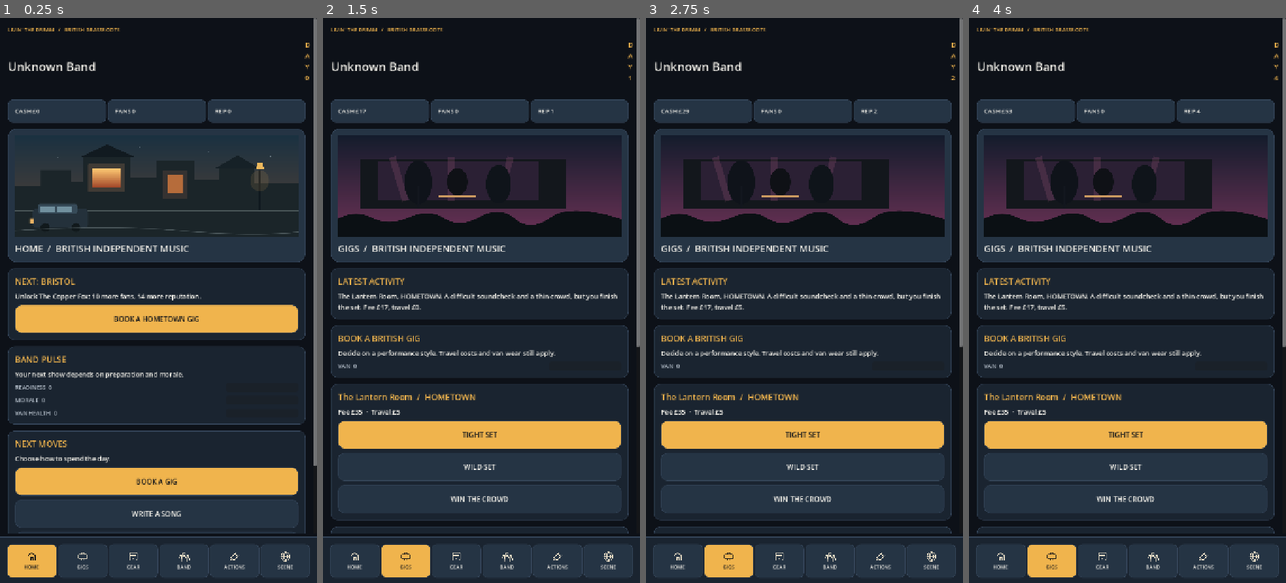
Above: before the commit, frames 1-4 (left to right).
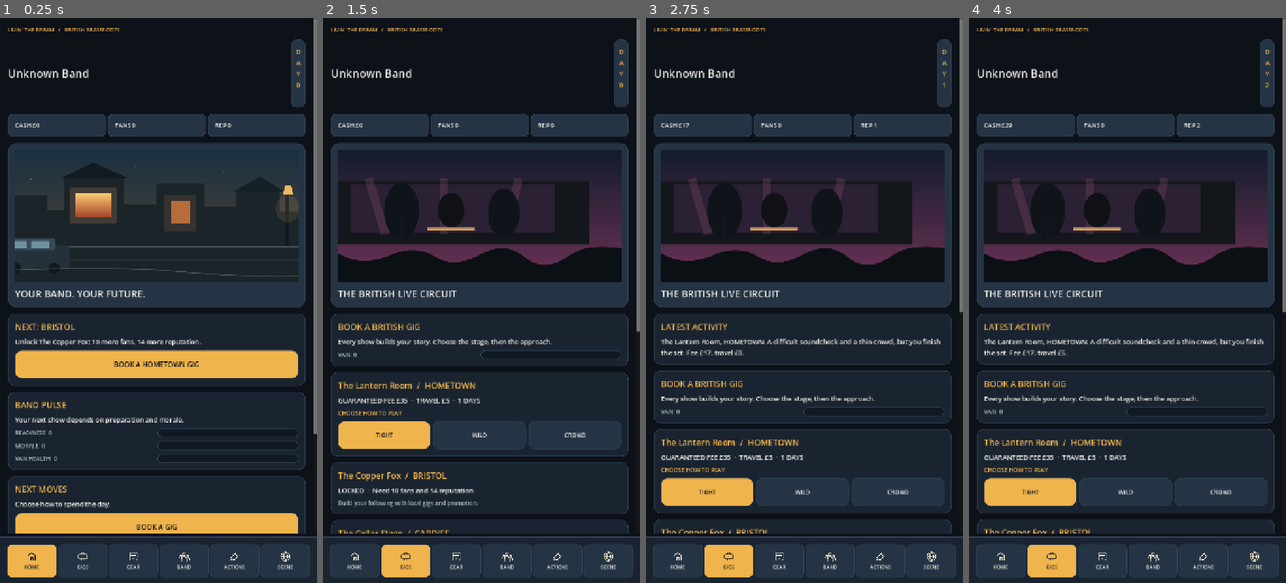
Above: after the commit, the same moments.

Repository: alimuir654-rgb/BandMaster
Game: Godot game, scene res://Scenes/CareerHub.tscn
Same seed, same stepped clock (60 frames per second), same inputs: the game is played once before the commit and once after it. This scene is started directly instead of the project's main scene.
Inputs (mouse positions are in pixels of both pictures, inside the frame that each line leads up to):
- Up to frame 1 (0.25 s): no input
- Up to frame 2 (1.5 s): click "BOOK A HOMETOWN GIG" at 0.5 s; click (478, 379) at 1.25 s, where only the run before the commit has a clickable "TIGHT SET"
- Up to frame 3 (2.75 s): click (801, 436) at 2 s, where only the run before the commit has a clickable "TIGHT SET"
- Up to frame 4 (4 s): click (1029, 492) at 2.75 s, where only the run after the commit has a clickable "TIGHT"; click (1124, 464) at 3.5 s, where only the run before the commit has a clickable "WILD SET"

The runs differ from the first frame. In frame 1, 32% of the frame differs, in the area x 2-100%, y 3-92%; in frame 2, 25%; in frame 3, 26%; in frame 4, 26%.
Error before the commit: Invalid access to property or key 'band' on a base object of type 'Dictionary'. (res://Scripts/career_hub.gd:343)
Error after the commit: Invalid access to property or key 'band' on a base object of type 'Dictionary'. (res://Scripts/career_hub.gd:374)

Commit message:
ui: cinematic hero, clear gig choices, gear cards and legible status header

Diff:
--- a/Scripts/career_hub.gd
+++ b/Scripts/career_hub.gd
@@ -103,7 +103,9 @@
  var label := _label(row,name + "  %d" % value,13,UI.MUTED)
  label.size_flags_horizontal = Control.SIZE_EXPAND_FILL
  var bar := ProgressBar.new()
- bar.custom_minimum_size = Vector2(165,20)
+ bar.custom_minimum_size = Vector2(105,20)
+ bar.size_flags_horizontal = Control.SIZE_EXPAND_FILL
+ UI.progress(bar)
  bar.max_value = maxi(1,maximum)
  bar.value = clampi(value,0,int(bar.max_value))
  bar.show_percentage = false
@@ -152,11 +154,14 @@
  var row := HBoxContainer.new()
  content.add_child(row)
  var band_data: Dictionary = save_data.get("band",{})
- var title := _label(row,str(band_data.get("name","Unknown Band")),27)
+ var title := _label(row,str(band_data.get("name","Unknown Band")),25)
  title.size_flags_horizontal = Control.SIZE_EXPAND_FILL
  title.size_flags_stretch_ratio = 4
- var day := _label(row,"DAY %d" % _num("tour_day"),15,UI.AMBER)
- day.size_flags_horizontal = Control.SIZE_SHRINK_END
+ var day_panel := PanelContainer.new()
+ day_panel.add_theme_stylebox_override("panel",UI.style(UI.ALT,12))
+ row.add_child(day_panel)
+ var day := _label(day_panel,"DAY %d" % _num("tour_day"),15,UI.AMBER)
+ day.horizontal_alignment = HORIZONTAL_ALIGNMENT_CENTER
  var stats := GridContainer.new()
  stats.columns = 3
  content.add_child(stats)
@@ -178,7 +183,7 @@
  var picture := TextureRect.new()
  picture.expand_mode = TextureRect.EXPAND_IGNORE_SIZE
  picture.stretch_mode = TextureRect.STRETCH_KEEP_ASPECT_COVERED
- picture.custom_minimum_size.y = 230
+ picture.custom_minimum_size.y = 300
  picture.mouse_filter = Control.MOUSE_FILTER_IGNORE
  if ResourceLoader.exists(path):
   picture.texture = load(path)
@@ -187,7 +192,15 @@
   if ResourceLoader.exists(fallback):
    picture.texture = load(fallback)
  frame.add_child(picture)
- _label(frame,tab + "  /  BRITISH INDEPENDENT MUSIC",21,UI.WHITE)
+ var headline := {
+  "HOME":"YOUR BAND. YOUR FUTURE.",
+  "GIGS":"THE BRITISH LIVE CIRCUIT",
+  "GEAR":"SECOND-HAND MUSIC SHOP",
+  "BAND":"THE PEOPLE BEHIND THE MUSIC",
+  "ACTIONS":"ANOTHER DAY ON THE ROAD",
+  "SCENE":"MAKE SOME NOISE"
+ }
+ _label(frame,str(headline.get(tab,tab)),22,UI.WHITE)
 
 
 func _home() -> void:
@@ -214,29 +227,47 @@
  _action(quick,"REHEARSE — £15",func() -> void: _do_action("rehearse"))
 
 func _gigs() -> void:
- var summary := _card("BOOK A BRITISH GIG","Decide on a performance style. Travel costs and van wear still apply.")
+ var summary := _card("BOOK A BRITISH GIG","Every show builds your story. Choose the stage, then the approach.")
  _progress(summary,"VAN",_num("van_health"))
  for venue in Gigs.VENUES:
   var key: String = str(venue["id"])
-  if _num("fans") < int(venue["min_fans"]) or _num("reputation") < int(venue["min_rep"]):
-   _card(str(venue["city"]) + "  /  LOCKED","Need %d fans and %d reputation." % [int(venue["min_fans"]),int(venue["min_rep"])])
+  var needed_fans := maxi(0,int(venue["min_fans"]) - _num("fans"))
+  var needed_rep := maxi(0,int(venue["min_rep"]) - _num("reputation"))
+  if needed_fans > 0 or needed_rep > 0:
+   var locked := _card(str(venue["venue"])+"  /  "+str(venue["city"]),"LOCKED  ·  Need %d fans and %d reputation" % [needed_fans,needed_rep])
+   _label(locked,"Build your following with local gigs and promotion.",13,UI.MUTED)
    continue
-  var box := _card(str(venue["venue"]) + "  /  " + str(venue["city"]),"Fee £%d  ·  Travel £%d" % [int(venue["fee"]),int(venue["travel"])])
-  _action(box,"TIGHT SET",func() -> void: _book(key,"tight"),true)
-  _action(box,"WILD SET",func() -> void: _book(key,"wild"))
-  _action(box,"WIN THE CROWD",func() -> void: _book(key,"crowd"))
- _action(content,"REPAIR VAN — £45",_repair)
+  var box := _card(str(venue["venue"])+"  /  "+str(venue["city"]),"GUARANTEED FEE £%d  ·  TRAVEL £%d  ·  %d DAYS" % [int(venue["fee"]),int(venue["travel"]),int(venue["days"])])
+  _label(box,"CHOOSE HOW TO PLAY",13,UI.AMBER)
+  var choices := HBoxContainer.new()
+  choices.add_theme_constant_override("separation",6)
+  box.add_child(choices)
+  var tight := UI.button("TIGHT",true)
+  var wild := UI.button("WILD")
+  var crowd := UI.button("CROWD")
+  for button in [tight,wild,crowd]:
+   button.size_flags_horizontal = Control.SIZE_EXPAND_FILL
+   button.add_theme_font_size_override("font_size",13)
+   choices.add_child(button)
+  tight.pressed.connect(func() -> void: _book(key,"tight"))
+  wild.pressed.connect(func() -> void: _book(key,"wild"))
+  crowd.pressed.connect(func() -> void: _book(key,"crowd"))
+ var repairs := _card("KEEP THE VAN MOVING","£45 restores 30 van condition. Hometown gigs are still available when cash is low.")
+ _action(repairs,"REPAIR VAN — £45",_repair)
 
 func _gear() -> void:
  var owned: Array = _extra().get("owned_equipment",[])
- _card("OWNED EQUIPMENT","%d pieces bought." % owned.size())
+ var heading := _card("THE MUSIC SHOP","A real backline, built one second-hand find at a time.")
+ _progress(heading,"READINESS",_num("readiness"))
+ _label(heading,"OWNED  %d ITEMS" % owned.size(),14,UI.AMBER)
  for item in Gear.ITEMS:
   var key: String = str(item["id"])
   var box := _card(str(item["name"]),str(item["description"]))
+  _label(box,"%s  /  +%d READINESS  /  £%d" % [str(item["type"]),int(item["readiness"]),int(item["price"])],14,UI.MUTED)
   if owned.has(key):
-   _label(box,"OWNED",14,UI.AMBER)
+   _label(box,"✓  IN YOUR INVENTORY",15,UI.AMBER)
   else:
-   _action(box,"BUY  £%d" % int(item["price"]),func() -> void: _buy(key),true)
+   _action(box,"BUY EQUIPMENT  ·  £%d" % int(item["price"]),func() -> void: _buy(key),true)
 
 func _band() -> void:
  var band_data: Dictionary = save_data.get("band",{})
